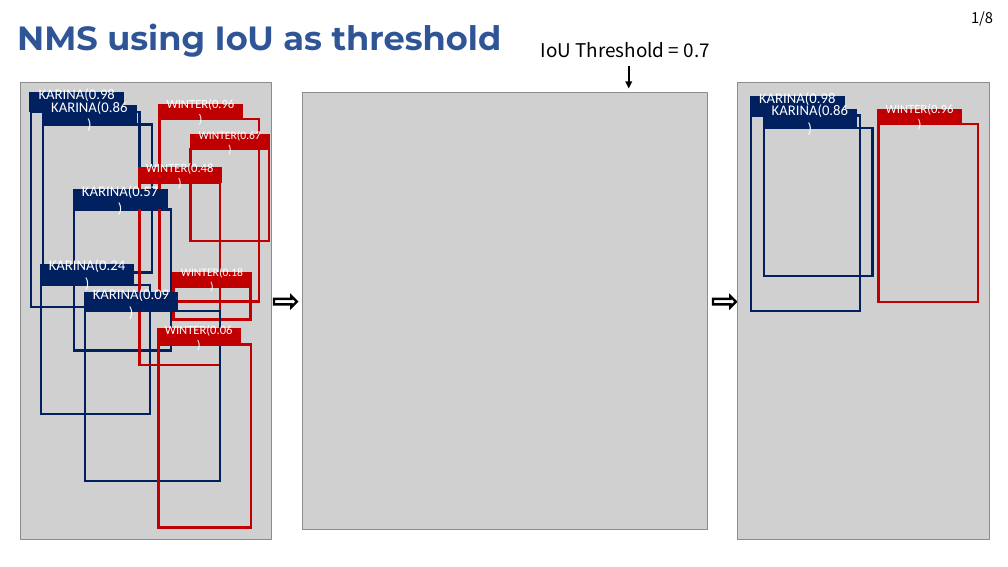
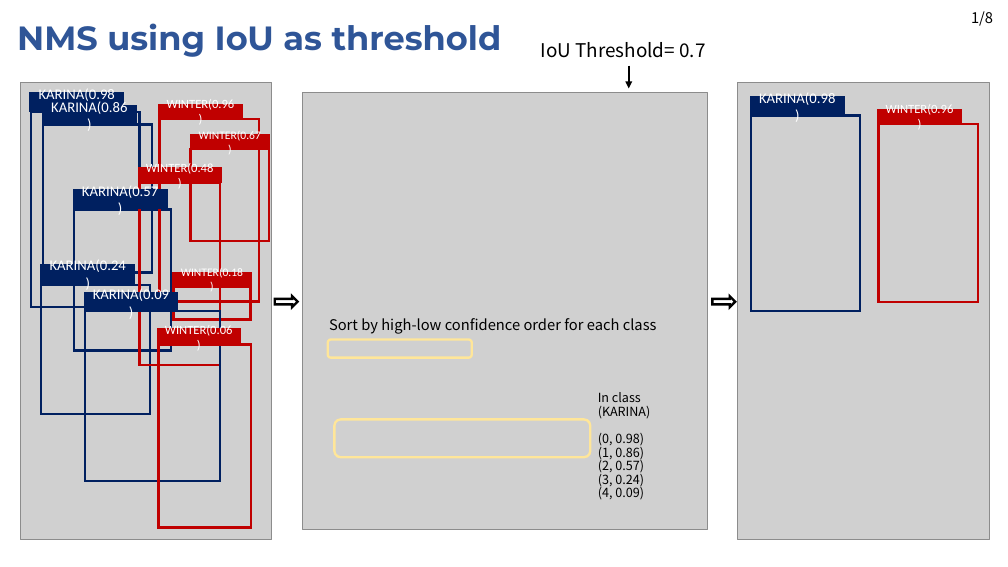
Before and after one commit to JaeHyung-Jung/Seminar_Deeplearning, a slide deck: slide 5 of 3rd_week/Seminar_3rd_week_feedback.pptx (slide 6 before the commit). Drawn at 1008x567 pixels with LibreOffice and Linux fonts; fonts in the diff are those of the drawing; grey boxes stand for pictures. Boxes give left, top, right and bottom in pixels: in the first picture for what was removed or moved away, otherwise in the second. Text is boxed around its words. In the diff, an @@ line names an element or a change of style, - is before the commit and + after.

```diff
--- a/3rd_week/Seminar_3rd_week_feedback.pptx
+++ b/3rd_week/Seminar_3rd_week_feedback.pptx
@@ text at <box>541,42,705,58</box>: spaces changed @@
-IoU Threshold = 0.7
+IoU Threshold= 0.7
@@ rectangle removed at <box>763,109,857,128</box> @@
-KARINA(0.86)
@@ rectangle removed at <box>764,128,873,276</box> @@
@@ text added at <box>329,318,657,334</box>, 14 pt, text #000000 @@
+Sort by high-low confidence order for each class
@@ rounded rectangle added at <box>328,340,472,358</box>, outline #FFE699 2.25 pt @@
@@ text added at <box>598,392,651,500</box>, 12 pt, text #000000 @@
+In class (KARINA)
+(0, 0.98)
+(1, 0.86)
+(2, 0.57)
+(3, 0.24)
+(4, 0.09)
@@ rounded rectangle added at <box>334,420,590,457</box>, outline #FFE699 2.25 pt @@
```
Also in this commit, not shown: 7 other slides changed, 4 slides removed.
